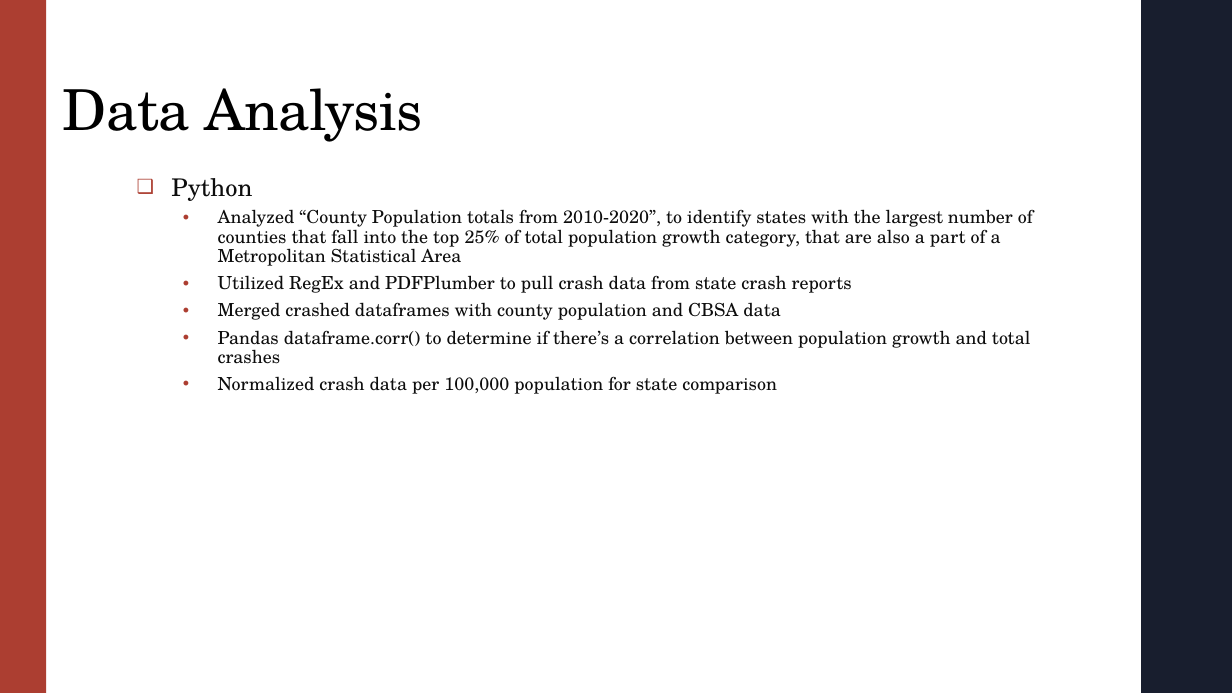
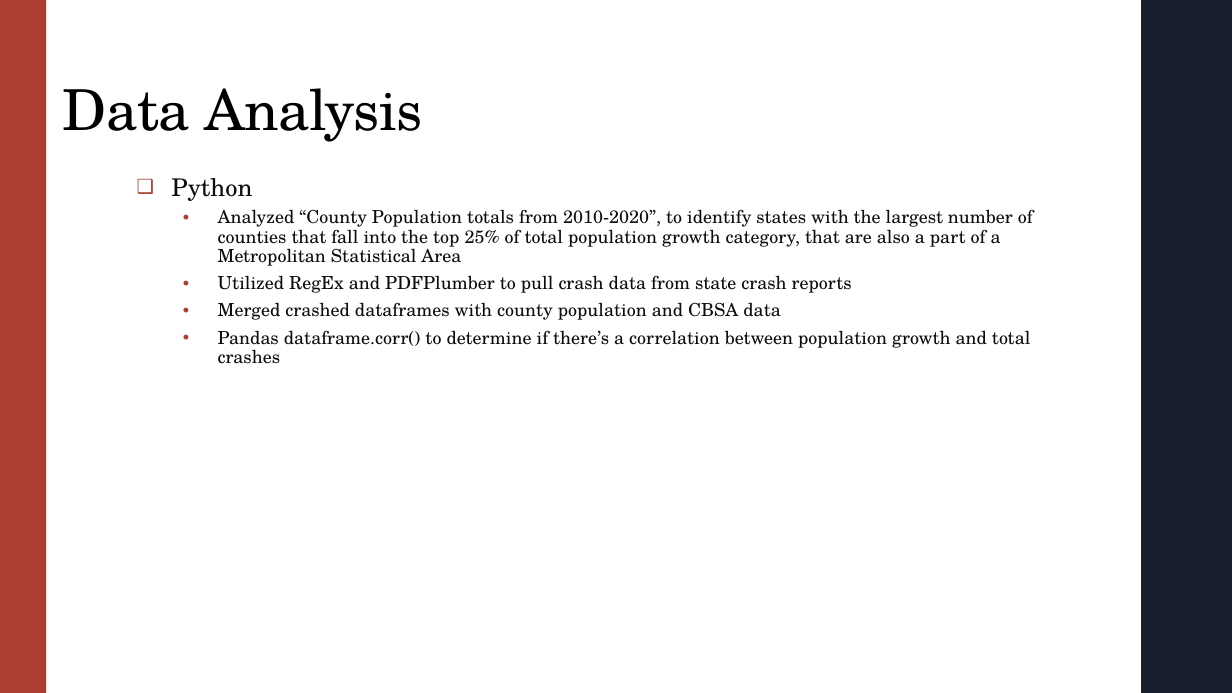
Before and after one commit to igoike/Capstone, a slide deck: slide 2 of Capstone_Presentation.pptx. Drawn at 1232x693 pixels with LibreOffice and Linux fonts; fonts in the diff are those of the drawing. Boxes give left, top, right and bottom in pixels: in the first picture for what was removed or moved away, otherwise in the second. Text is boxed around its words. In the diff, an @@ line names an element or a change of style, - is before the commit and + after.

Commit message:
more work on presentation

```diff
--- a/Capstone_Presentation.pptx
+++ b/Capstone_Presentation.pptx
@@ text at [218, 376, 777, 394]: paragraph removed @@
-  • Normalized crash data per 100,000 population for state comparison
```
Also in this commit, not shown: 1 other slide changed, 4 slides added, 6 slides removed, 31 other files.
